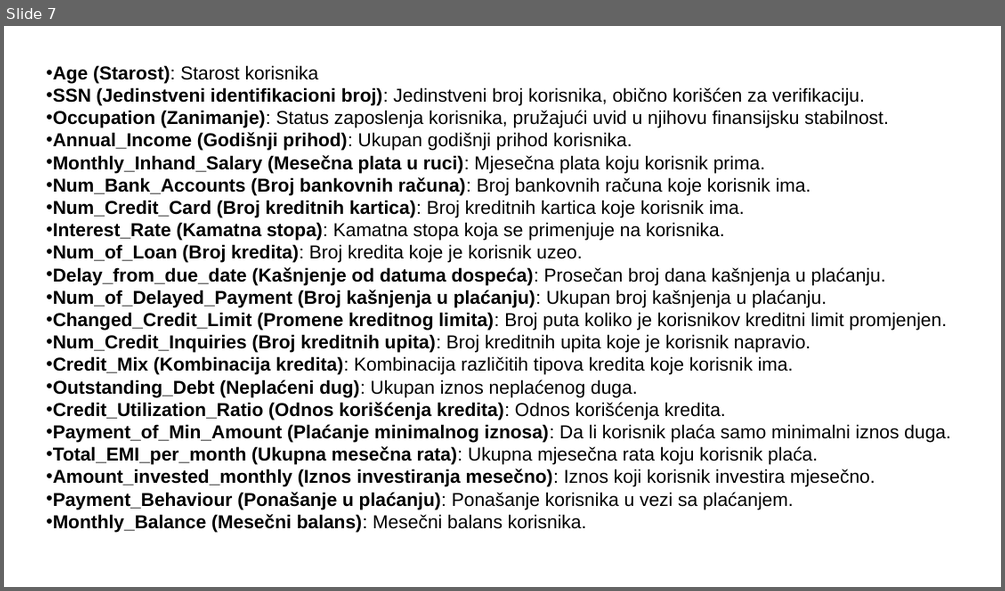
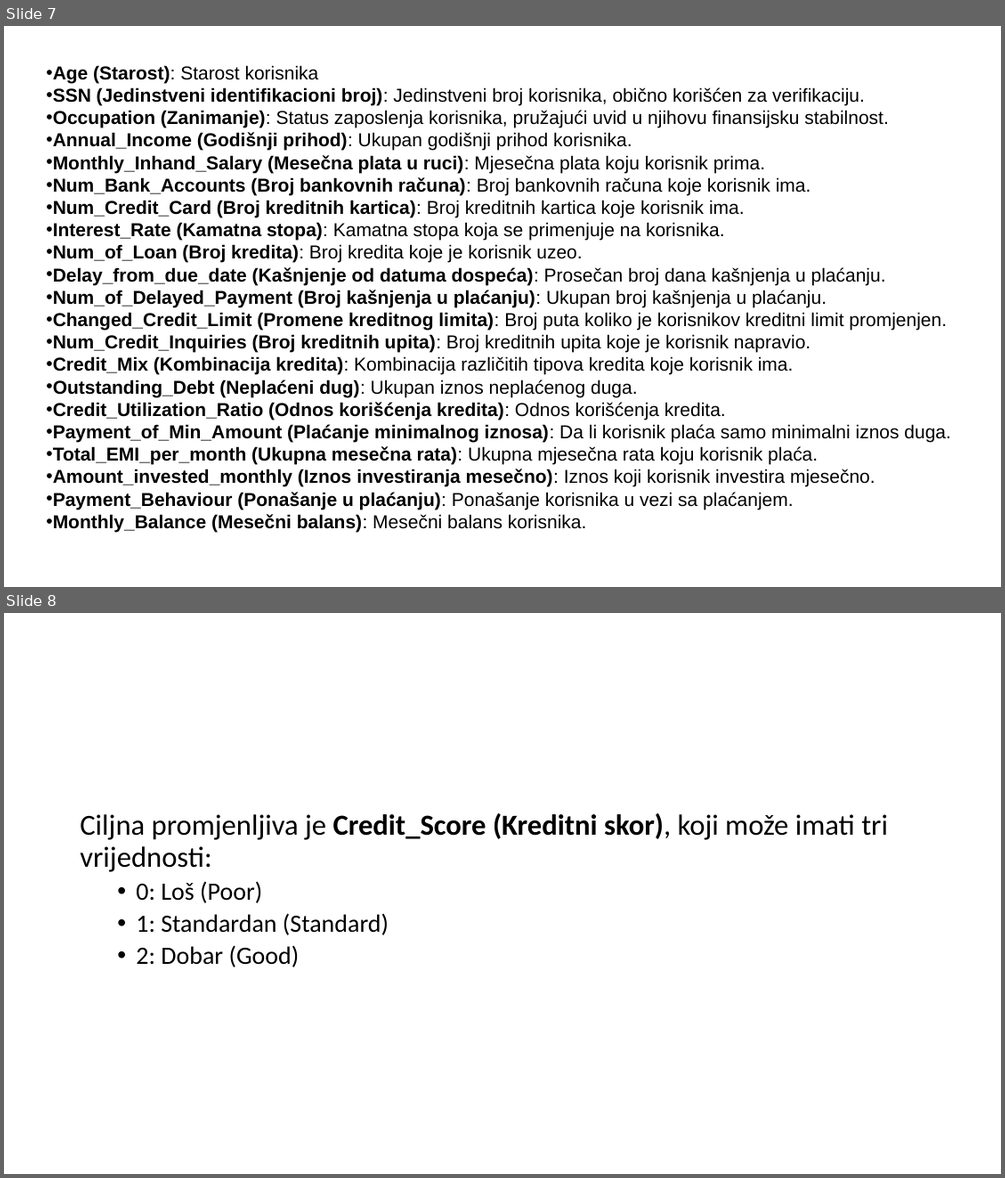
Before and after one commit to Pejanovic/ORI, a slide deck: Prezentacija.pptx. Shown one above the other, each under a label of ours: slide 7 before the commit, slides 7 and 8 after it. The pictures are 1005x591 and 1005x1178 pixels, drawn with LibreOffice and Linux fonts; fonts in the diff are those of the drawing. Boxes give left, top, right and bottom in pixels: in the first picture for what was removed or moved away, otherwise in the second. Text is boxed around its words. In the diff, an @@ line names an element or a change of style, - is before the commit and + after.

```diff
--- a/Prezentacija.pptx
+++ b/Prezentacija.pptx
@@ slide 8 added at box(4, 613, 1001, 1174), background #FFFFFF @@
@@ text added at box(80, 813, 888, 967), 28 pt, text #000000 @@
+Ciljna promjenljiva je Credit_Score (Kreditni skor), koji može imati tri vrijednosti:
+  • 0: Loš (Poor)
+  • 1: Standardan (Standard)
+  • 2: Dobar (Good)
```
Also in this commit, not shown: 27 other slides added.
